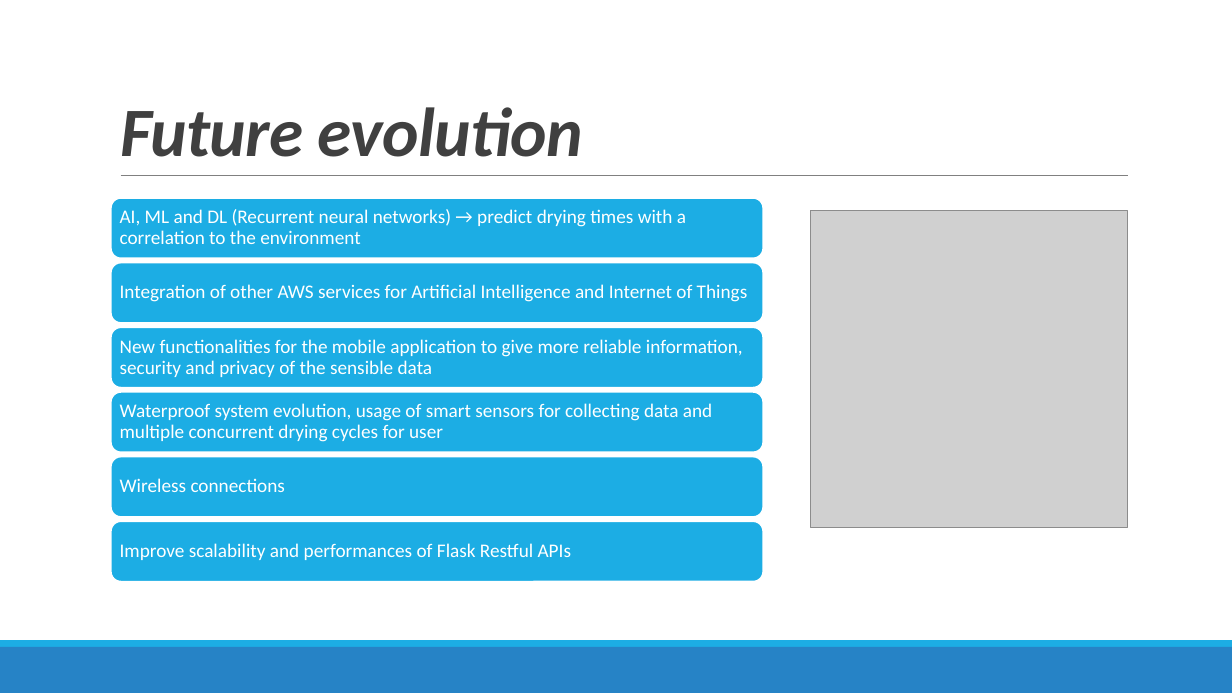
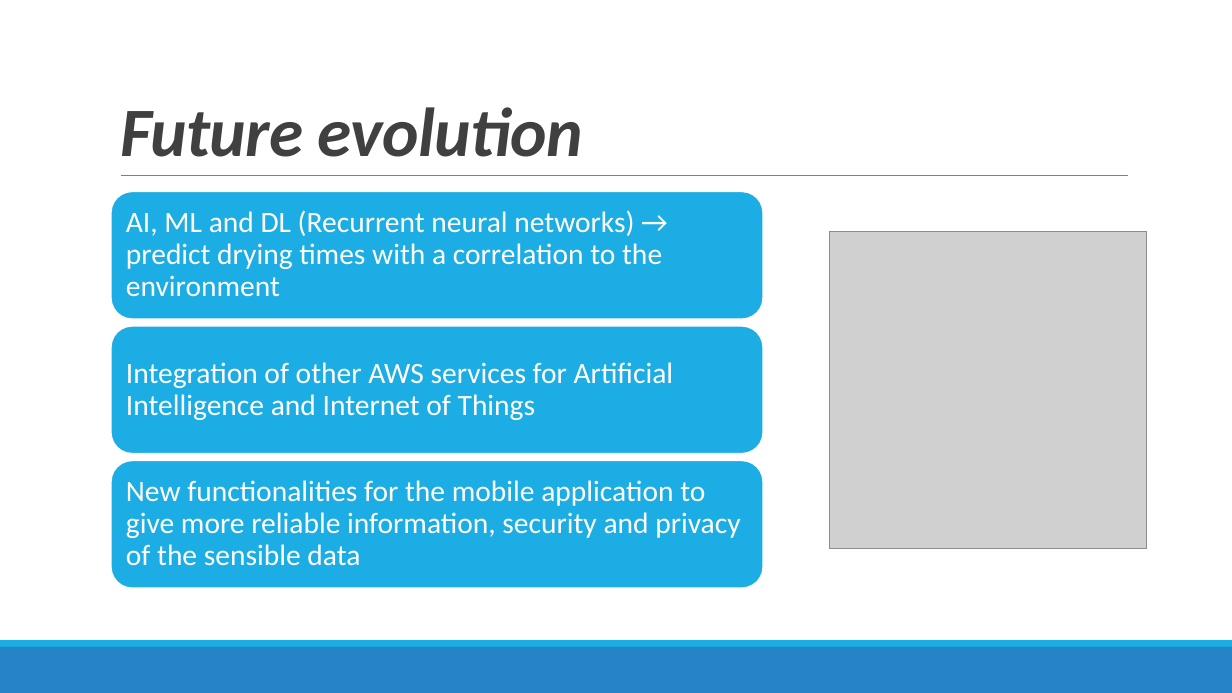
Before and after one commit to sarapeddy/drying-rack-smart, a slide deck: slide 36 of SMART STENDINO.pptx. Drawn at 1232x693 pixels with LibreOffice and Linux fonts; fonts in the diff are those of the drawing; grey boxes stand for pictures. Boxes give left, top, right and bottom in pixels: in the first picture for what was removed or moved away, otherwise in the second. Text is boxed around its words. In the diff, an @@ line names an element or a change of style, - is before the commit and + after.

```diff
--- a/SMART STENDINO.pptx
+++ b/SMART STENDINO.pptx
@@ rounded rectangle: place and size @@
-rounded rectangle at (111,198,763,258)
+rounded rectangle at (111,191,763,319)
@@ picture: place and size @@
-picture at (811,211,1128,528)
+picture at (830,231,1147,548)
@@ rounded rectangle: place and size @@
-rounded rectangle at (111,392,763,452)
+rounded rectangle at (111,326,763,454)
@@ text "Integration of other AWS services ...": place and size @@
-text "Integration of other AWS services ..." at (120,284,748,302)
+text "Integration of other AWS services ..." at (126,362,674,420)
@@ rounded rectangle: place and size @@
-rounded rectangle at (111,521,763,581)
+rounded rectangle at (111,460,763,588)
@@ size 15 to 23 pt; more space between paragraphs in 3 elements at (126,210,662,296), (126,362,674,420), (126,480,740,566) @@
@@ text "New functionalities for the mobile ...": place and size @@
-text "New functionalities for the mobile ..." at (120,339,743,377)
+text "New functionalities for the mobile ..." at (126,480,740,566)
@@ group removed at (111,262,763,560): 3 rounded rectangles, 3 texts @@
-Waterproof system evolution, usage of smart sensors for collecting data and multiple concurrent drying cycles for user
-Wireless connections
-Improve scalability and performances of Flask Restful APIs
```
Also in this commit, not shown: 1 slide added.
